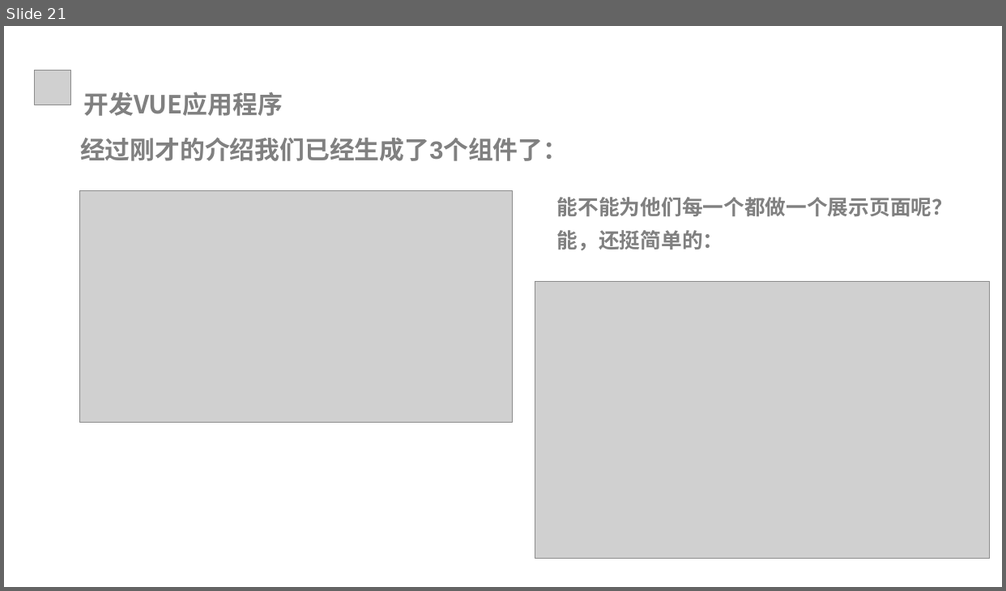
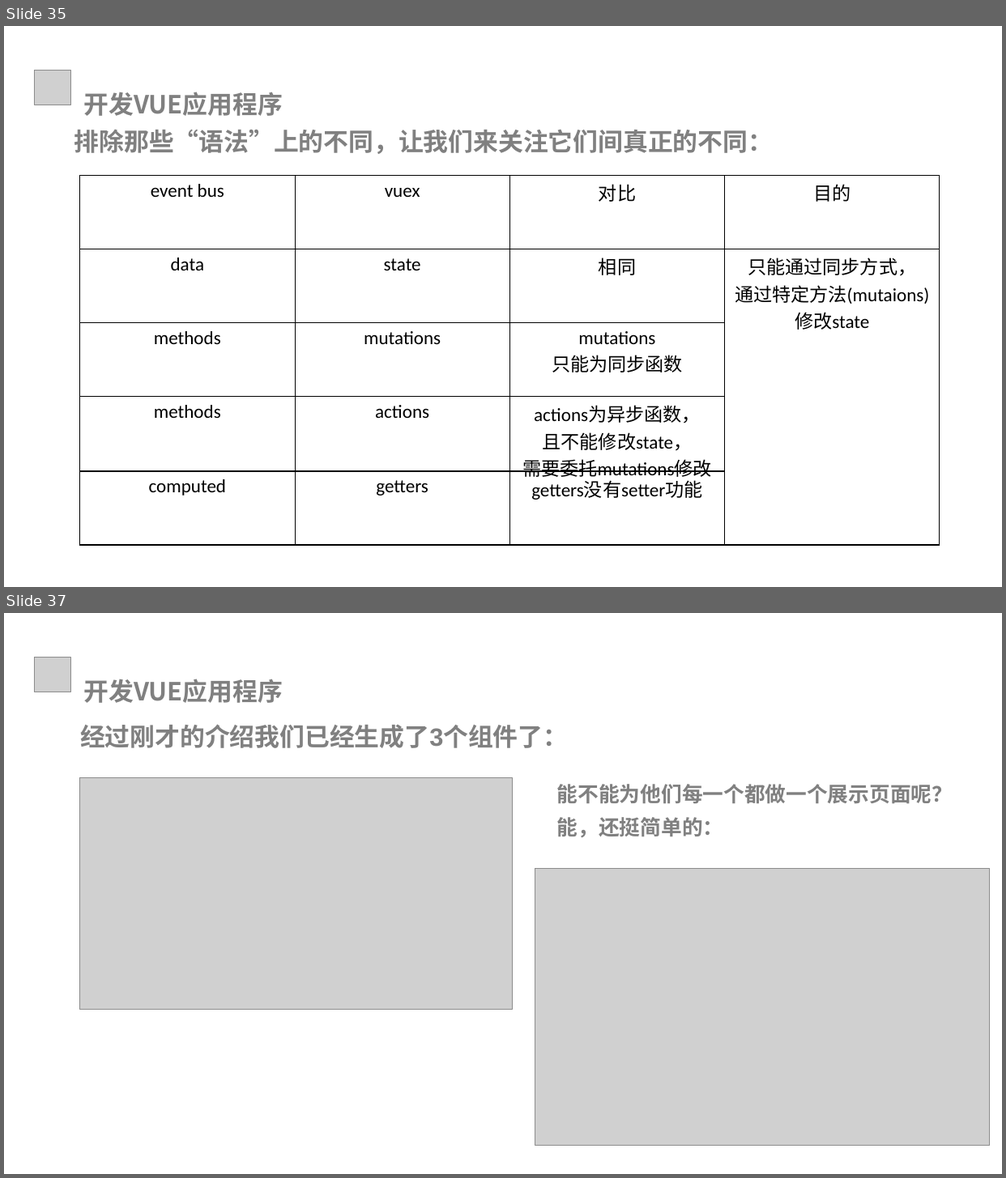
Before and after one commit to xiaozs/ppt, a slide deck: 3.开发VUE应用程序.pptx. Shown one above the other, each under a label of ours: slide 21 before the commit, slides 35 and 37 after it; the slides between them are not shown. The pictures are 1006x591 and 1006x1178 pixels, drawn with LibreOffice and Linux fonts; fonts in the diff are those of the drawing; grey boxes stand for pictures; background and template pictures are left out. Boxes give left, top, right and bottom in pixels: in the first picture for what was removed or moved away, otherwise in the second. Text is boxed around its words. In the diff, an @@ line names an element or a change of style, - is before the commit and + after.

```diff
--- a/3.开发VUE应用程序.pptx
+++ b/3.开发VUE应用程序.pptx
@@ slide 35 added at <box>4,26,1002,587</box>, background #FFFFFF @@
@@ picture added at <box>34,71,70,105</box> @@
@@ text added at <box>84,92,283,116</box>, 24 pt, text #808080, bold @@
+开发VUE应用程序
@@ text added at <box>74,129,773,154</box>, 24 pt, text #808080, bold @@
+排除那些“语法”上的不同，让我们来关注它们间真正的不同：
@@ table added at <box>79,176,939,544</box>, 5 rows, 4 columns @@
+event bus | vuex | 对比 | 目的
+data | state | 相同 | 只能通过同步方式， / 通过特定方法(mutaions) / 修改state
+methods | mutations | mutations / 只能为同步函数 | 
+methods | actions | actions为异步函数， / 且不能修改state， / 需要委托mutations修改 | 
+computed | getters | getters没有setter功能 | 
@@ what was slide 21 is now slide 37 @@
```
Also in this commit, not shown: 3 slides changed, 24 other slides added, 16 other files.
